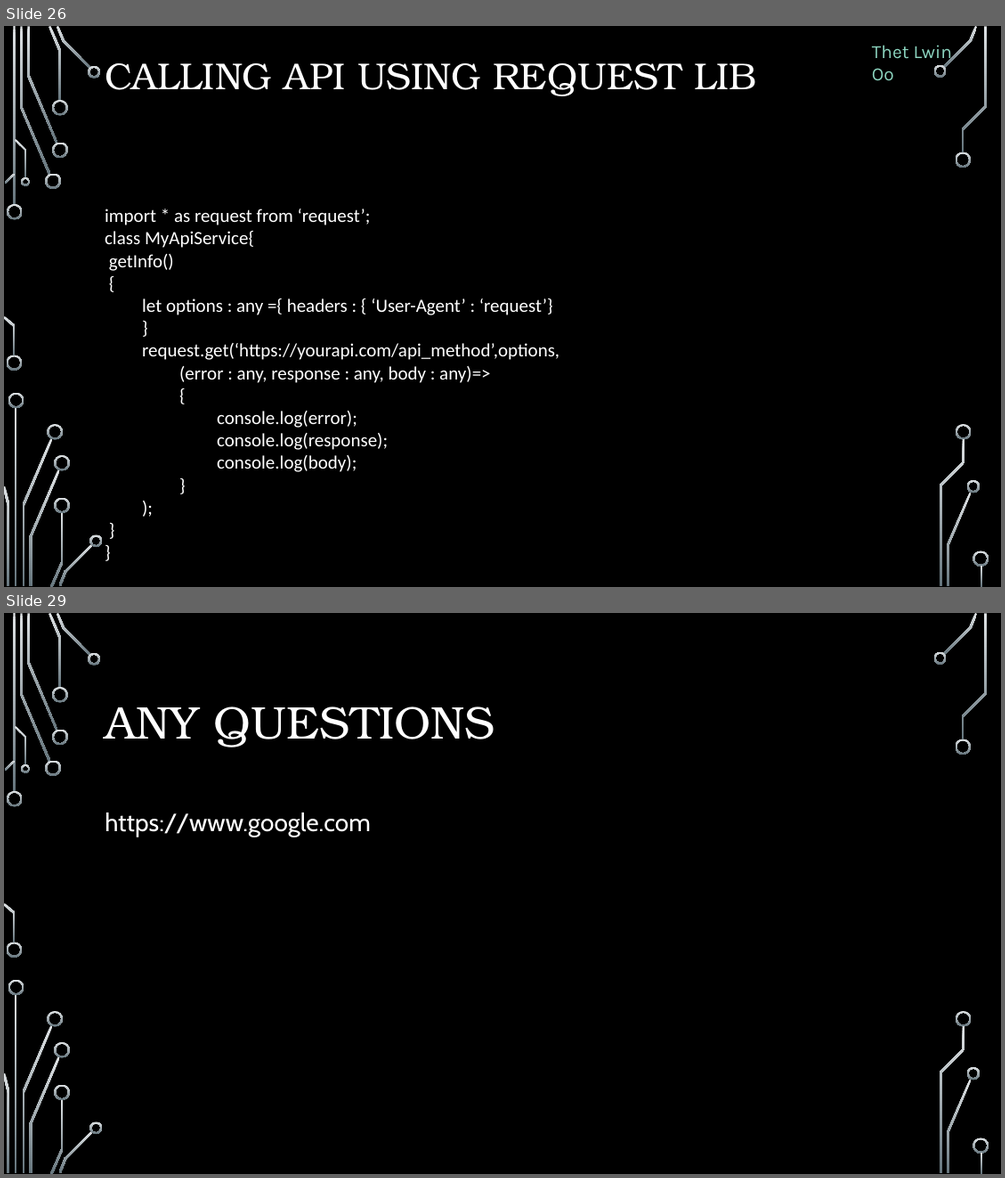
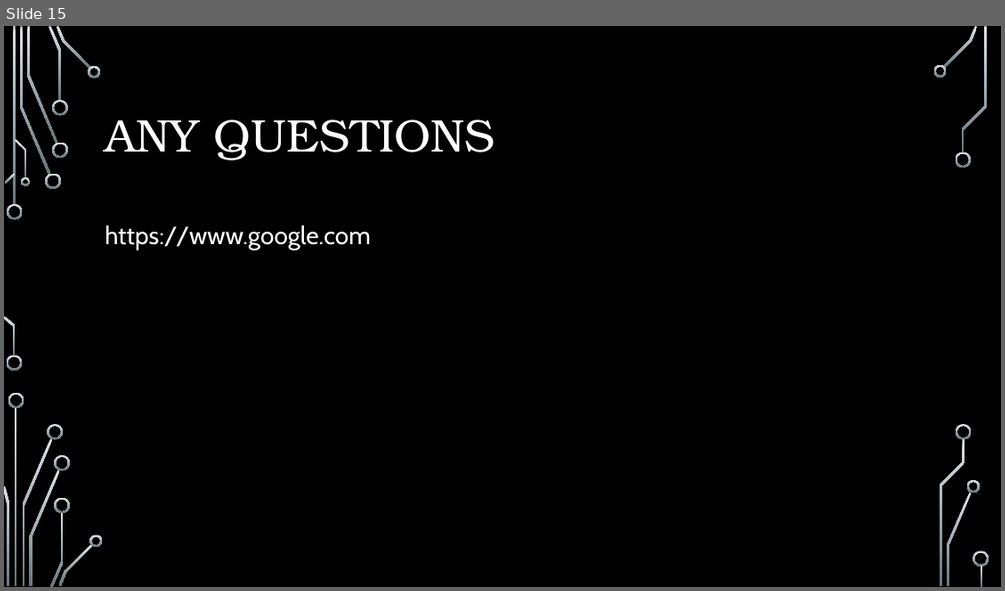
Before and after one commit to ThetLwinOoAam/AspNetMVCTPC1_Doc, a slide deck: AspNetWebApi.pptx. Shown one above the other, each under a label of ours: slides 26 and 29 before the commit, slide 15 after it; the slides between them are not shown. The pictures are 1005x1178 and 1005x591 pixels, drawn with LibreOffice and Linux fonts; fonts in the diff are those of the drawing; background and template pictures are left out. Boxes give left, top, right and bottom in pixels: in the first picture for what was removed or moved away, otherwise in the second. Text is boxed around its words. In the diff, an @@ line names an element or a change of style, - is before the commit and + after.

```diff
--- a/AspNetWebApi.pptx
+++ b/AspNetWebApi.pptx
@@ slide 26 removed at box(4, 26, 1001, 587), background picture (left out); not listed: 36 template elements that a slide beside it also shows @@
@@ text removed at box(872, 45, 952, 81) @@
-Thet Lwin Oo
@@ title removed at box(105, 63, 757, 96) @@
-CALLING API USING REQUEST LIB
@@ text removed at box(105, 208, 559, 472) @@
-import * as request from ‘request’;
-class MyApiService{
-getInfo()
-{
-let options : any ={ headers : { ‘User-Agent’ : ‘request’}
-}
-request.get(‘https://yourapi.com/api_method’,options,
-(error : any, response : any, body : any)=>
-{
-console.log(error);
-console.log(response);
-console.log(body);
-}
-);
-}
-}
@@ what was slide 29 is now slide 15 @@
```
Also in this commit, not shown: 2 slides added, 15 other slides removed.
